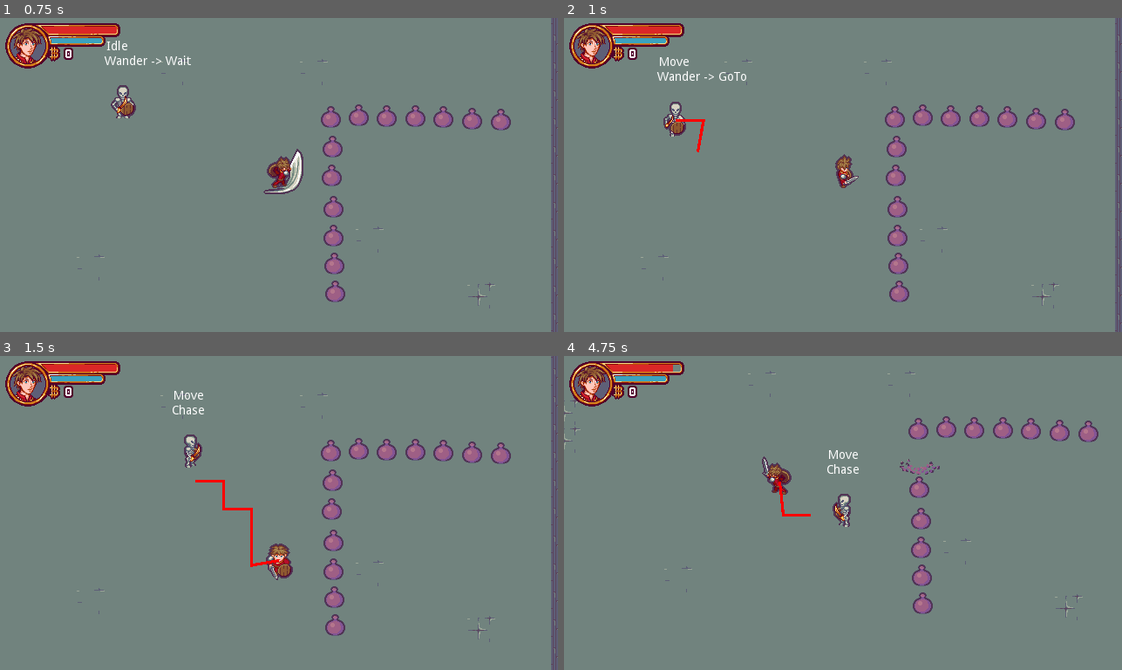
Above: before the commit, frames 1-4 (two rows, left to right).
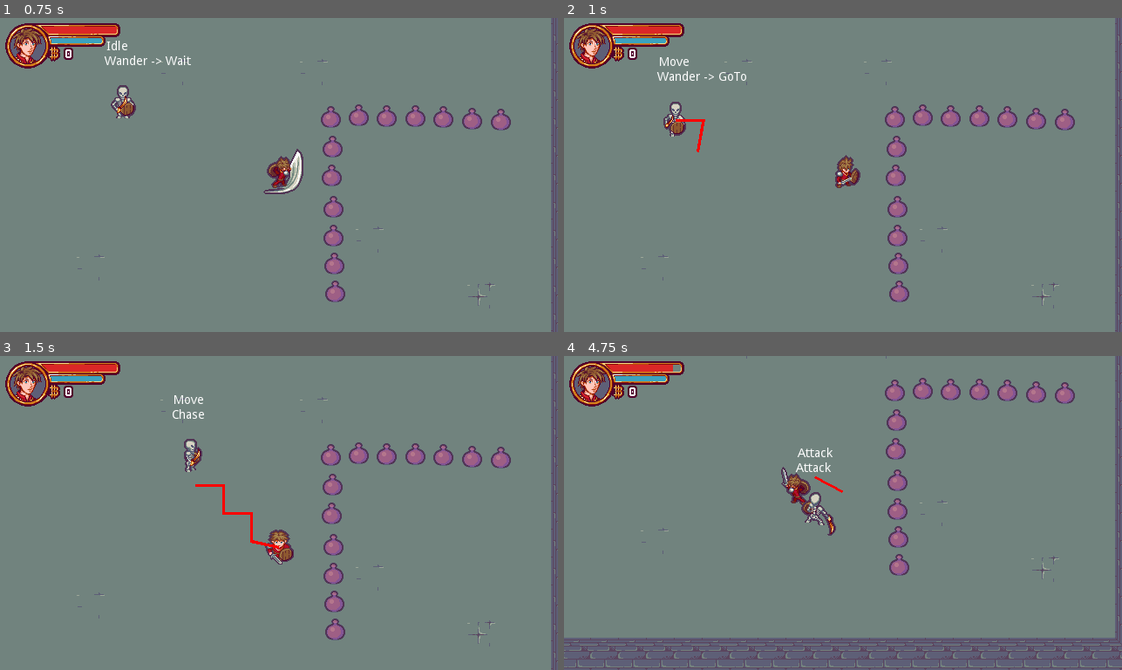
Above: after the commit, the same moments.

Repository: EvilYep/godot-rogue-like-tutorial
Game: Godot game, scene res://Scenes/Levels/Level.tscn
Two runs of this game, one before a commit and one after it. Both use one fixed random seed, a clock stepped at 60 frames per second and the inputs below. Sound files missing from this copy of the repository are replaced by a short silence.
Inputs:
- Up to frame 1 (0.75 s): tap Enter (ui_accept) at 0.5 s; hold Right (ui_right) from 0.53 s (still down); hold Ctrl (block, bound only after the commit) from 0.53 s (still down)
- Up to frame 2 (1 s): keep holding Right (ui_right); keep holding Ctrl (block, bound only after the commit); tap Enter (ui_accept) at 0.77 s
- Up to frame 3 (1.5 s): release Right (ui_right) at 1.28 s; release Ctrl (block, bound only after the commit) at 1.28 s; hold Down (ui_down) from 1.28 s (still down); tap Ctrl (block, bound only after the commit) at 1.35 s
- Up to frame 4 (4.75 s): tap Enter (ui_accept) at 1.52, 3.02, 3.77, 4.52 s; release Down (ui_down) at 2.03 s; hold Right (ui_right) 2.03-2.78 s; hold Ctrl (block, bound only after the commit) 2.03-2.78 s; hold Up (ui_up) 2.78-3.53 s; tap Ctrl (block, bound only after the commit) at 2.85, 4.35 s; hold Ctrl (block, bound only after the commit) 3.53-4.28 s; hold Left (ui_left) from 3.53 s (still down)

Frame 1 is identical in both runs. In frame 2, 0.3% of the frame differs, in the area x 48-54%, y 43-55%; in frame 3, 3.9%; in frame 4, 17%, in the area x 0-100%, y 0-100%.

Commit message:
Block & Parry :shield:

Diff:
--- a/Scenes/Actors/Actor.gd
+++ b/Scenes/Actors/Actor.gd
@@ -84,10 +84,10 @@
 		if body == self:
 			continue
 
-		if body.has_method("hurt"):
+		if body.has_method("hit"):
 			body.face_position(global_position)
 			var damage = _compute_damage(body)
-			body.hurt(damage)
+			body.hit(damage)
 
 		elif body.has_method("destroy"):
 			body.destroy()
@@ -97,7 +97,16 @@
 	var angle = facing_direction.angle()
 	attack_hit_box.set_rotation_degrees(rad2deg(angle) - 90)
 
-func hurt(damage: int) -> void:
+func hit(damage: int) -> void:
+	if state_machine.get_state_name() == "Block":
+		parry()
+	else:
+		_hurt(damage)
+
+func parry() -> void:
+	state_machine.set_state("Parry")
+
+func _hurt(damage: int) -> void:
 	set_hp(hp - damage)
 	state_machine.set_state("Hurt")
 	_hurt_feedback()
@@ -148,6 +157,8 @@
 func _on_AnimatedSprite_animation_finished() -> void:
 	if "Attack".is_subsequence_of(animated_sprite.get_animation()):
 		state_machine.set_state("Idle")
+	elif "Parry".is_subsequence_of(animated_sprite.get_animation()):
+		state_machine.set_state("Block")
 	elif "Hurt".is_subsequence_of(animated_sprite.get_animation()):
 		if hp == 0:
 			die()
--- a/Scenes/Actors/Actor.tscn
+++ b/Scenes/Actors/Actor.tscn
@@ -60,4 +60,10 @@
 [node name="Dead" type="Node" parent="StateMachine"]
 script = ExtResource( 4 )
 
+[node name="Block" type="Node" parent="StateMachine"]
+script = ExtResource( 4 )
+
+[node name="Parry" type="Node" parent="StateMachine"]
+script = ExtResource( 4 )
+
 [node name="Tween" type="Tween" parent="."]
--- a/Scenes/Actors/Character/CharacterSpriteFrame.tres
+++ b/Scenes/Actors/Character/CharacterSpriteFrame.tres
@@ -51,6 +51,22 @@
 atlas = ExtResource( 1 )
 region = Rect2( 448, 64, 64, 64 )
 
+[sub_resource type="AtlasTexture" id=43]
+atlas = ExtResource( 2 )
+region = Rect2( 128, 0, 64, 64 )
+
+[sub_resource type="AtlasTexture" id=44]
+atlas = ExtResource( 2 )
+region = Rect2( 128, 192, 64, 64 )
+
+[sub_resource type="AtlasTexture" id=45]
+atlas = ExtResource( 2 )
+region = Rect2( 128, 128, 64, 64 )
+
+[sub_resource type="AtlasTexture" id=46]
+atlas = ExtResource( 2 )
+region = Rect2( 128, 64, 64, 64 )
+
 [sub_resource type="AtlasTexture" id=35]
 atlas = ExtResource( 2 )
 region = Rect2( 0, 0, 64, 64 )
@@ -162,6 +178,70 @@
 [sub_resource type="AtlasTexture" id=17]
 atlas = ExtResource( 1 )
 region = Rect2( 192, 64, 64, 64 )
+
+[sub_resource type="AtlasTexture" id=47]
+atlas = ExtResource( 2 )
+region = Rect2( 256, 0, 64, 64 )
+
+[sub_resource type="AtlasTexture" id=48]
+atlas = ExtResource( 2 )
+region = Rect2( 320, 0, 64, 64 )
+
+[sub_resource type="AtlasTexture" id=49]
+atlas = ExtResource( 2 )
+region = Rect2( 384, 0, 64, 64 )
+
+[sub_resource type="AtlasTexture" id=50]
+atlas = ExtResource( 2 )
+region = Rect2( 448, 0, 64, 64 )
+
+[sub_resource type="AtlasTexture" id=51]
+atlas = ExtResource( 2 )
+region = Rect2( 192, 192, 64, 64 )
+
+[sub_resource type="AtlasTexture" id=52]
+atlas = ExtResource( 2 )
+region = Rect2( 256, 192, 64, 64 )
+
+[sub_resource type="AtlasTexture" id=53]
+atlas = ExtResource( 2 )
+region = Rect2( 320, 192, 64, 64 )
+
+[sub_resource type="AtlasTexture" id=54]
+atlas = ExtResource( 2 )
+region = Rect2( 384, 192, 64, 64 )
+
+[sub_resource type="AtlasTexture" id=55]
+atlas = ExtResource( 2 )
+region = Rect2( 192, 128, 64, 64 )
+
+[sub_resource type="AtlasTexture" id=56]
+atlas = ExtResource( 2 )
+region = Rect2( 256, 128, 64, 64 )
+
+[sub_resource type="AtlasTexture" id=57]
+atlas = ExtResource( 2 )
+region = Rect2( 320, 128, 64, 64 )
+
+[sub_resource type="AtlasTexture" id=58]
+atlas = ExtResource( 2 )
+region = Rect2( 384, 128, 64, 64 )
+
+[sub_resource type="AtlasTexture" id=59]
+atlas = ExtResource( 2 )
+region = Rect2( 192, 64, 64, 64 )
+
+[sub_resource type="AtlasTexture" id=60]
+atlas = ExtResource( 2 )
+region = Rect2( 256, 64, 64, 64 )
+
+[sub_resource type="AtlasTexture" id=61]
+atlas = ExtResource( 2 )
+region = Rect2( 320, 64, 64, 64 )
+
+[sub_resource type="AtlasTexture" id=62]
+atlas = ExtResource( 2 )
+region = Rect2( 384, 64, 64, 64 )
 
 [resource]
 animations = [ {
@@ -185,6 +265,26 @@
 "name": "AttackUp",
 "speed": 10.0
 }, {
+"frames": [ SubResource( 43 ) ],
+"loop": false,
+"name": "BlockDown",
+"speed": 10.0
+}, {
+"frames": [ SubResource( 44 ) ],
+"loop": false,
+"name": "BlockLeft",
+"speed": 10.0
+}, {
+"frames": [ SubResource( 45 ) ],
+"loop": false,
+"name": "BlockRight",
+"speed": 10.0
+}, {
+"frames": [ SubResource( 46 ) ],
+"loop": false,
+"name": "BlockUp",
+"speed": 10.0
+}, {
 "frames": [ SubResource( 35 ), SubResource( 36 ) ],
 "loop": false,
 "name": "HurtDown",
@@ -244,4 +344,24 @@
 "loop": true,
 "name": "MoveUp",
 "speed": 10.0
+}, {
+"frames": [ SubResource( 47 ), SubResource( 48 ), SubResource( 49 ), SubResource( 50 ) ],
+"loop": false,
+"name": "ParryDown",
+"speed": 10.0
+}, {
+"frames": [ SubResource( 51 ), SubResource( 52 ), SubResource( 53 ), SubResource( 54 ) ],
+"loop": false,
+"name": "ParryLeft",
+"speed": 10.0
+}, {
+"frames": [ SubResource( 55 ), SubResource( 56 ), SubResource( 57 ), SubResource( 58 ) ],
+"loop": false,
+"name": "ParryRight",
+"speed": 10.0
+}, {
+"frames": [ SubResource( 59 ), SubResource( 60 ), SubResource( 61 ), SubResource( 62 ) ],
+"loop": false,
+"name": "ParryUp",
+"speed": 10.0
 } ]
--- a/Scenes/Actors/Character/Player.gd
+++ b/Scenes/Actors/Character/Player.gd
@@ -16,13 +16,18 @@
 	if Input.is_action_just_pressed("ui_accept"):
 		state_machine.set_state("Attack")
 
-	if state_machine.get_state_name() != "Attack":
-		if moving_direction == Vector2.ZERO:
+	_update_state()
+
+####  LOGIC  ####
+
+func _update_state() -> void:
+	if not state_machine.get_state_name() in ["Attack", "Parry"]:
+		if Input.is_action_pressed("block"):
+			state_machine.set_state("Block")
+		elif moving_direction == Vector2.ZERO:
 			state_machine.set_state("Idle")
 		else:
 			state_machine.set_state("Move")
-
-####  LOGIC  ####
 
 func _interaction_attempt() -> bool:
 	var bodies_array = attack_hit_box.get_overlapping_bodies()
@@ -31,6 +36,7 @@
 		if body.has_method("interact"):
 			body.interact()
 			attempt_success = true
+
 	return attempt_success
 
 ####  SIGNAL RESPONSES  ####
@@ -44,5 +50,7 @@
 	if new_state.name == "Attack":
 		if _interaction_attempt():
 			state_machine.set_state("Idle")
+	elif state_machine.previous_state == $StateMachine/Attack:
+		_update_state()
 
 	._on_state_changed(new_state)
--- a/project.godot
+++ b/project.godot
@@ -174,6 +174,14 @@
 "svg/scale": 1.0
 }
 
+[input]
+
+block={
+"deadzone": 0.5,
+"events": [ Object(InputEventKey,"resource_local_to_scene":false,"resource_name":"","device":0,"alt":false,"shift":false,"control":false,"meta":false,"command":false,"pressed":false,"scancode":0,"physical_scancode":16777238,"unicode":0,"echo":false,"script":null)
+ ]
+}
+
 [physics]
 
 common/enable_pause_aware_picking=true
Not shown: 1 places in Scenes/Actors/Character/CharacterSpriteFrame.tres that only renumber resources
